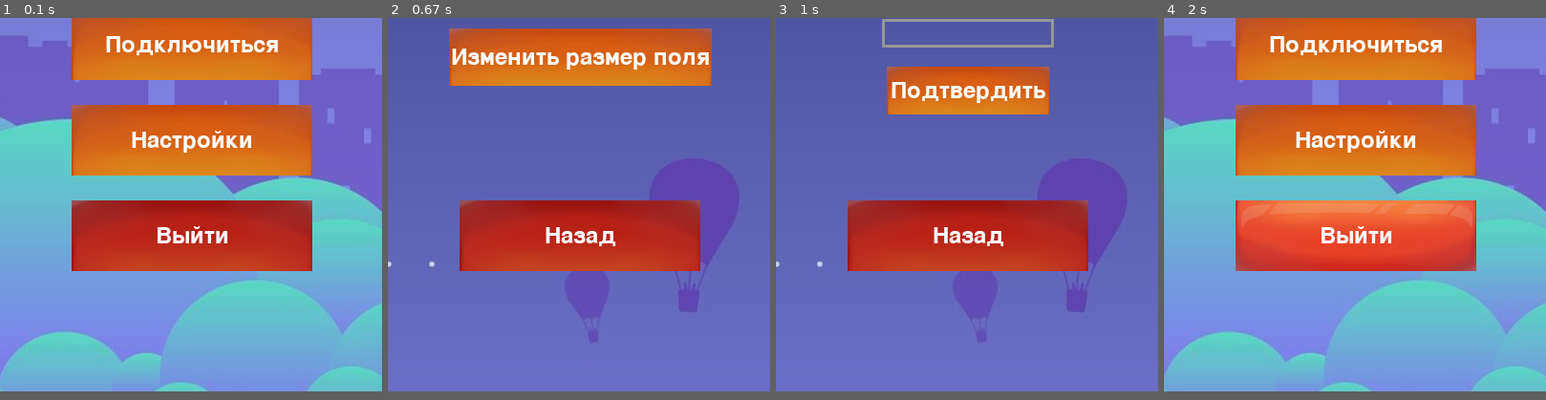
Above: before the commit, frames 1-4 (left to right).
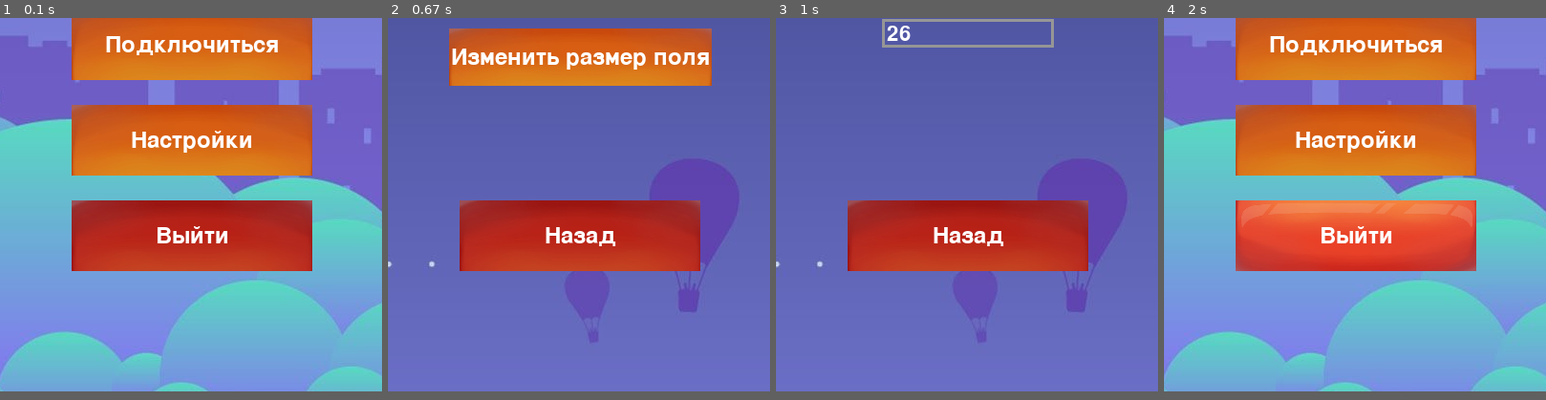
Above: after the commit, the same moments.

Repository: 12nn12/Pygame2
Game: pygame game, started from main.py
Two runs of this game, one before a commit and one after it. Both use one fixed random seed, a clock stepped at 60 frames per second and the inputs below.
Inputs (mouse positions are % of the whole screen's width and height, from its top left):
- Up to frame 1 (0.1 s): no input
- Up to frame 2 (0.67 s): click (38, 31) at 0.38 s
- Up to frame 3 (1 s): click "Изменить размер поля" at 0.72 s
- Up to frame 4 (2 s): click "Назад" at 1.05 s; click (46, 37) at 1.38 s; click (38, 38) at 1.72 s
The pictures show only the part of the screen within x 12-62%, y 14-64%; the shares and areas given below are measured in that part.

Frames 1-2 are identical in both runs. In frame 3, 5.5% of the frame differs, in the area x 29-72%, y 2-26%; in frame 4, nothing differs.

Commit message:
Update main.py

Diff:
--- a/main.py
+++ b/main.py
@@ -3,10 +3,12 @@
 import random
 import copy
 
+board_size = 26
+
 
 class Input:
     def __init__(self, x, y, w, h, font_color=(255, 255, 255), active_color=(255, 0, 0), inactive_color=(150, 150, 150),
-                 text=''):
+                 text='', changed=None):
         self.rect = pygame.Rect(x, y, w, h)
         self.color = inactive_color
         self.text = text
@@ -15,6 +17,7 @@
         self.inactive_color = inactive_color
         self.txt_surface = pygame.font.Font(None, 32).render(text, True, self.font_color)
         self.active = False
+        self.changed = changed
 
     def handle_event(self, event):
         if event.type == pygame.MOUSEBUTTONDOWN:
@@ -34,6 +37,8 @@
                 else:
                     if len(self.text) < 12 and event.unicode.isdigit():
                         self.text += event.unicode
+                if self.changed:
+                    self.changed(self.text)
                 self.txt_surface = pygame.font.Font(None, 32).render(self.text, True, self.font_color)
 
     def update(self):
@@ -143,9 +148,10 @@
 
 
 def start_life(choice_life):
+    global board_size
     pygame.init()
-    size = 800, 800
-    screen = pygame.display.set_mode(size)
+    size = (30 * board_size) + 20
+    screen = pygame.display.set_mode((size, size))
     clock = pygame.time.Clock()
     if choice_life == 'Жизнь':
         pygame.display.set_caption('Игра «Жизнь»')
@@ -154,7 +160,7 @@
     elif choice_life == 'Лабиринт':
         pygame.display.set_caption('Игра «Лабиринт»')
     random_sells = False
-    board = Life(26, 26, 10, 10, 30, random_sells, choice_life)
+    board = Life(board_size, board_size, 10, 10, 30, random_sells, choice_life)
     random_button = ImageButton(400, 700, 252, 74, 'Рандом', './data/orange_button.jpg', './data/orange_button_1.png')
     clear_button = ImageButton(100, 700, 252, 74, 'Очистить', './data/orange_button.jpg', './data/orange_button_1.png')
     time_on = False
@@ -408,6 +414,11 @@
         pygame.display.flip()
 
 
+def changed(x):
+    global board_size
+    board_size = int(x)
+
+
 def settings_menu_size():
     pygame.init()
 
@@ -418,9 +429,7 @@
     main_background = pygame.image.load('./data/fon.jpg')
     back_button = ImageButton(width / 2 - (252 / 2), 300, 252, 74, 'Назад', './data/red_button.jpg',
                               './data/red_button_1.jpg')
-    confirm_button = ImageButton(width / 2 - (170 / 2), 160, 170, 50, 'Подтвердить', './data/orange_button.jpg',
-                                 './data/orange_button_1.png')
-    size_input = Input(width / 2 - (180 / 2), 110, 180, 30)
+    size_input = Input(width / 2 - (180 / 2), 110, 180, 30, text=str(board_size), changed=changed)
     running = True
     while running:
         screen.fill((0, 0, 0))
@@ -444,11 +453,9 @@
                 if event.button == back_button:
                     running = False
                     settings_menu()
-                if event.button == confirm_button:
-                    ...
-            for btn in [back_button, confirm_button]:
+            for btn in [back_button]:
                 btn.handle_event(event)
-        for btn in [back_button, confirm_button]:
+        for btn in [back_button]:
             btn.check_hover(pygame.mouse.get_pos())
             btn.draw(screen)
 
